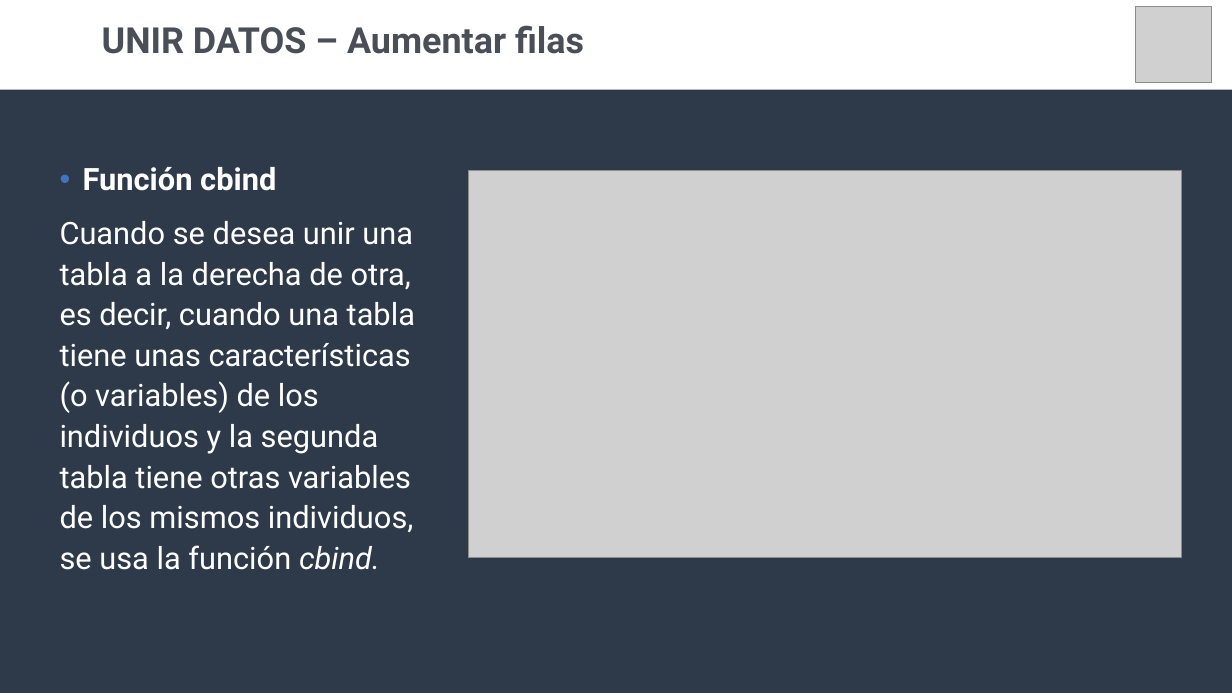
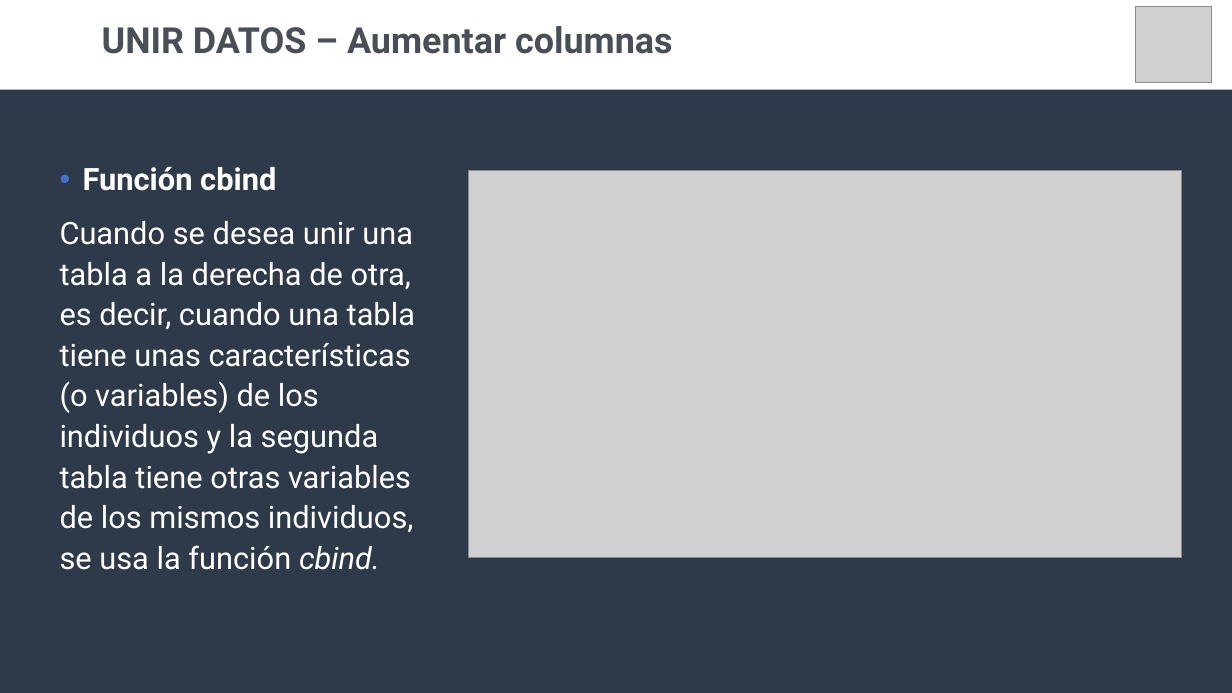
Before and after one commit to CristopherA98/Curso_R-UCE, a slide deck: slide 3 of Unidad 1/Clases/C1-3/C1-3 Lectura y Administración de datos.pptx. Drawn at 1232x693 pixels with LibreOffice and Linux fonts; fonts in the diff are those of the drawing; grey boxes stand for pictures; background and template pictures are left out. Boxes give left, top, right and bottom in pixels: in the first picture for what was removed or moved away, otherwise in the second. Text is boxed around its words. In the diff, an @@ line names an element or a change of style, - is before the commit and + after.

```diff
--- a/Unidad 1/Clases/C1-3/C1-3 Lectura y Administración de datos.pptx
+++ b/Unidad 1/Clases/C1-3/C1-3 Lectura y Administración de datos.pptx
@@ title at [102, 26, 673, 54]: text changed @@
-UNIR DATOS – Aumentar filas
+UNIR DATOS – Aumentar columnas
```
Also in this commit, not shown: 1 other file.
